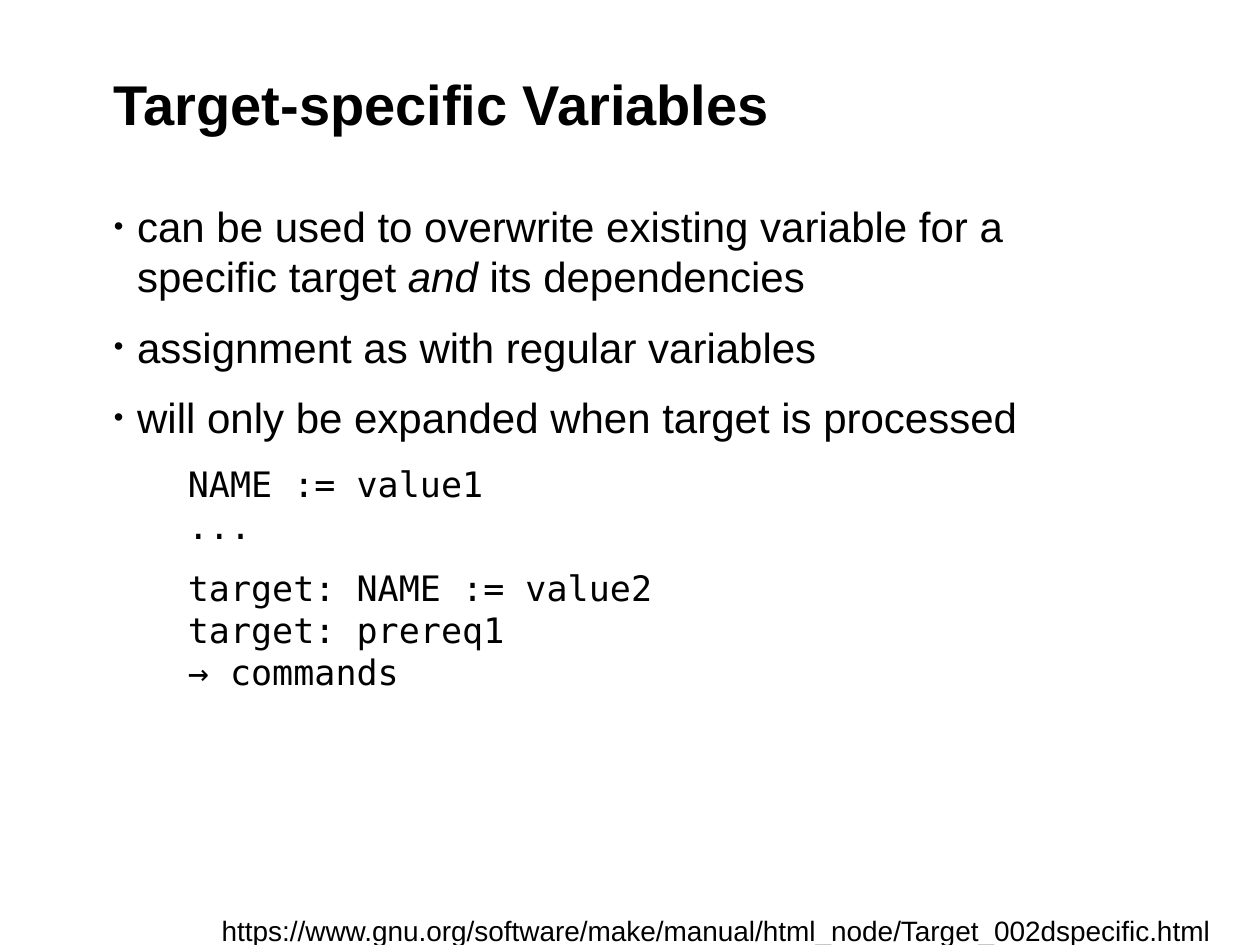
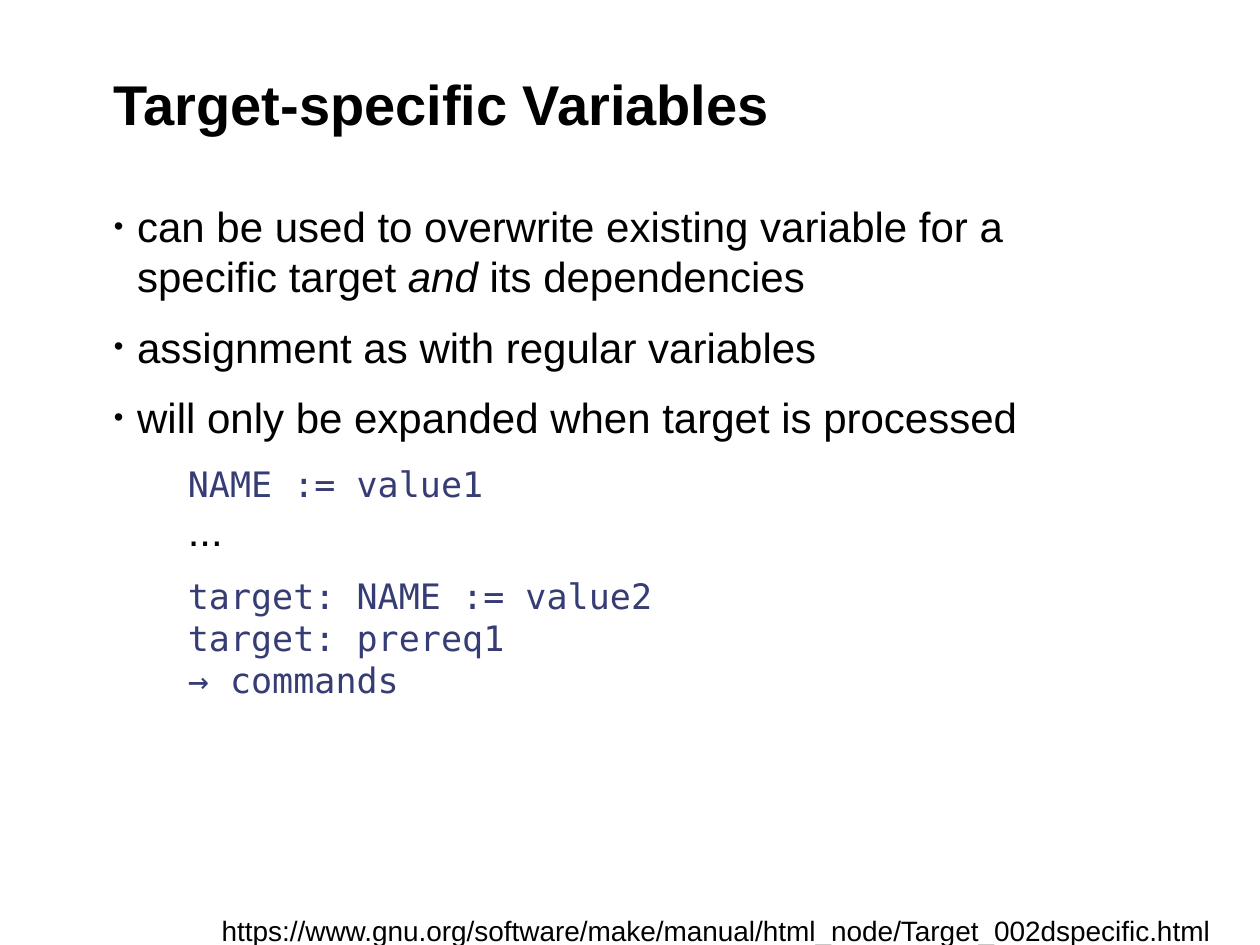
Before and after one commit to fsundermeyer/GNU_make_workshop, a slide deck: slide 15 of GNU_make_03_2015.odp (slide 14 before the commit). Drawn at 1260x945 pixels with LibreOffice and Linux fonts; fonts in the diff are those of the drawing; background and template pictures are left out. Boxes give left, top, right and bottom in pixels: in the first picture for what was removed or moved away, otherwise in the second. Text is boxed around its words. In the diff, an @@ line names an element or a change of style, - is before the commit and + after.

Commit message:
Part 4 of the GNU Make Workshop
Multi-line Variables and Conditionals. The example makefile lets the user
select whether to generate mp3 or ogg and whether to do album or track
gain. The cover is copied if it already exists in the flac directory,
otherwise it is fetched.

```diff
--- a/GNU_make_03_2015.odp
+++ b/GNU_make_03_2015.odp
@@ text at (188,470,652,694): text colour #000000 to #363C74 in "NAME := value1", "target: NAME := value2", "target: prereq1", "→ commands"; size 20 to 24 pt, font DejaVu Sans Mono to Arial in "..." @@
```
Also in this commit, not shown: 24 other slides changed, 10 slides added, 1 other file.
